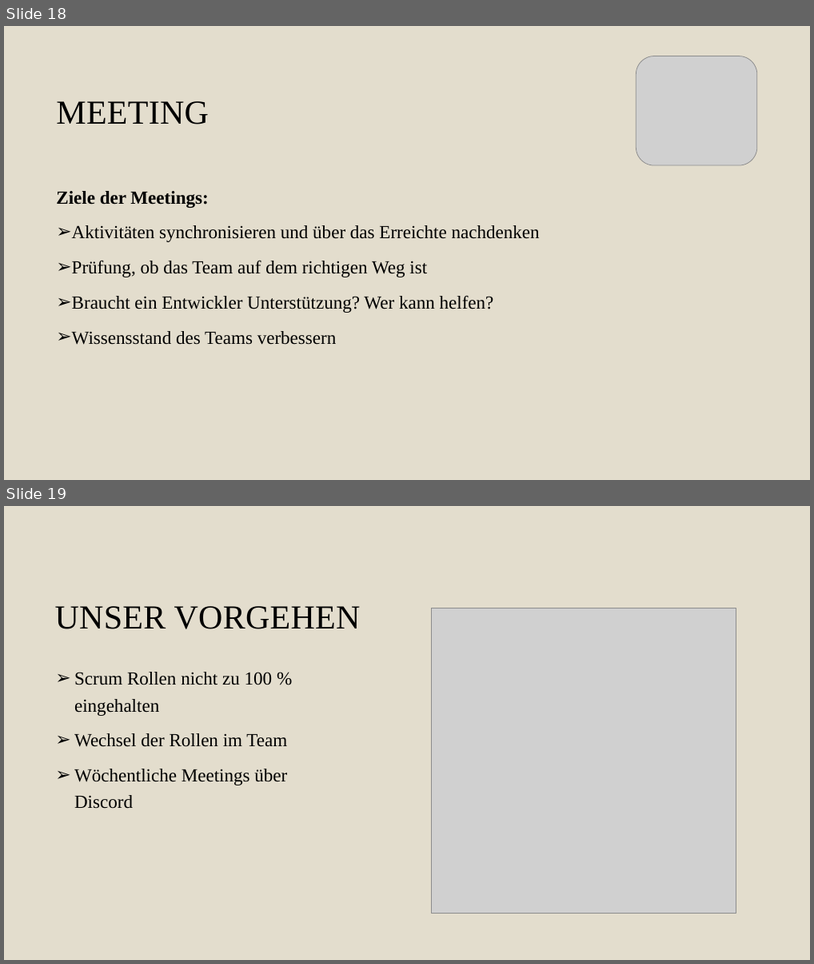
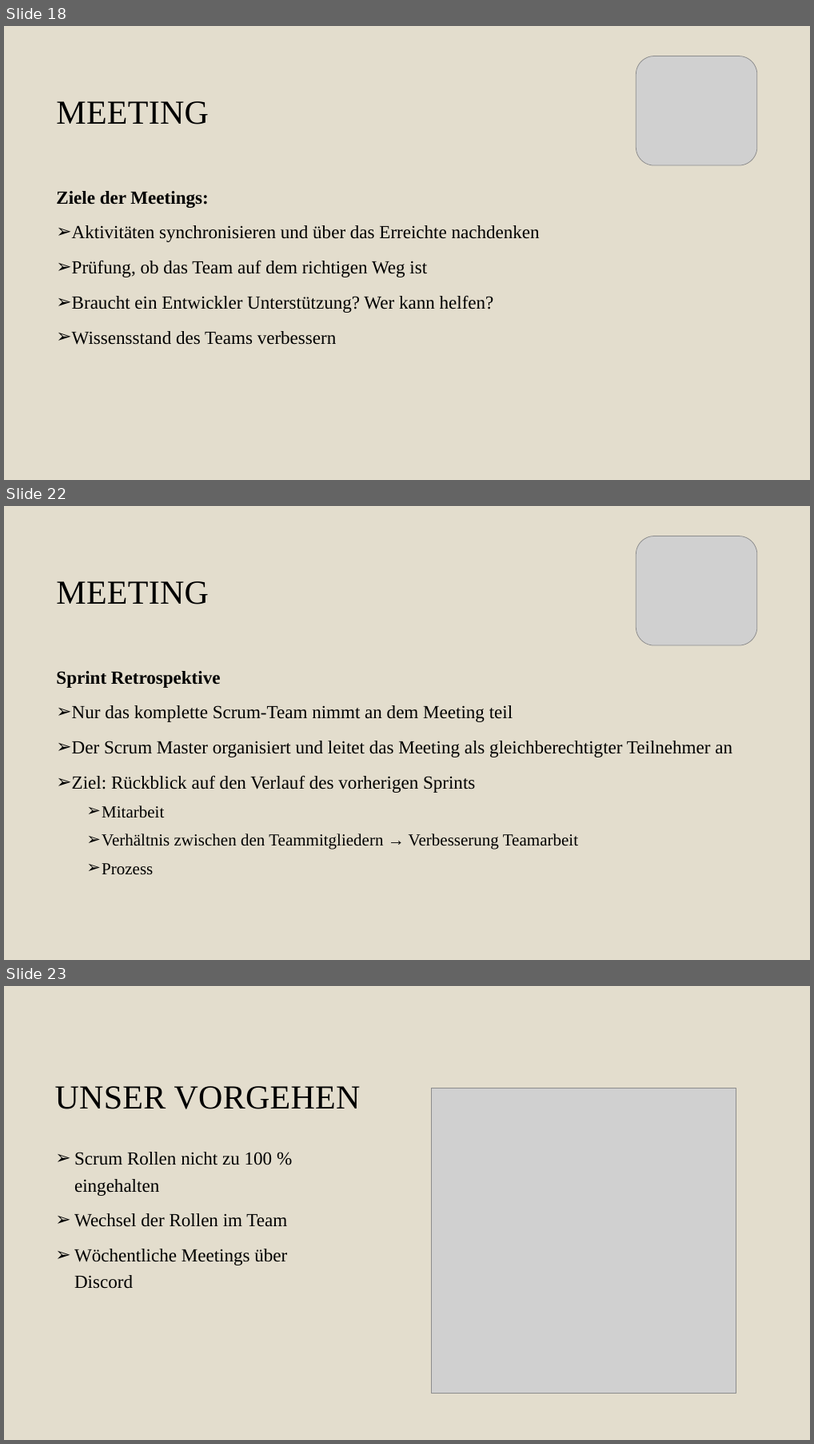
Before and after one commit to DaM1eN02/product-navigator-fallstudie, a slide deck: Präsentation Projektmanagement.pptx. Shown one above the other, each under a label of ours: slides 18 and 19 before the commit, slides 18, 22 and 23 after it; the slides between them are not shown. The pictures are 814x964 and 814x1444 pixels, drawn with LibreOffice and Linux fonts; fonts in the diff are those of the drawing; grey boxes stand for pictures. Boxes give left, top, right and bottom in pixels: in the first picture for what was removed or moved away, otherwise in the second. Text is boxed around its words. In the diff, an @@ line names an element or a change of style, - is before the commit and + after.

```diff
--- a/Präsentation Projektmanagement.pptx
+++ b/Präsentation Projektmanagement.pptx
@@ slide 22 added at box(4, 506, 810, 960), background #C9BC9C at 50% opacity @@
@@ picture added at box(636, 536, 757, 646) @@
@@ title added at box(56, 581, 208, 604), 40 pt, text #000000 @@
+MEETING
@@ text added at box(56, 671, 733, 875), 22 pt, text #000000 @@
+Sprint Retrospektive
+➢ Nur das komplette Scrum-Team nimmt an dem Meeting teil
+➢ Der Scrum Master organisiert und leitet das Meeting als gleichberechtigter Teilnehmer an
+➢ Ziel: Rückblick auf den Verlauf des vorherigen Sprints
+  ➢ Mitarbeit
+  ➢ Verhältnis zwischen den Teammitgliedern → Verbesserung Teamarbeit
+  ➢ Prozess
@@ what was slide 19 is now slide 23 @@
```
Also in this commit, not shown: 3 other slides added.
